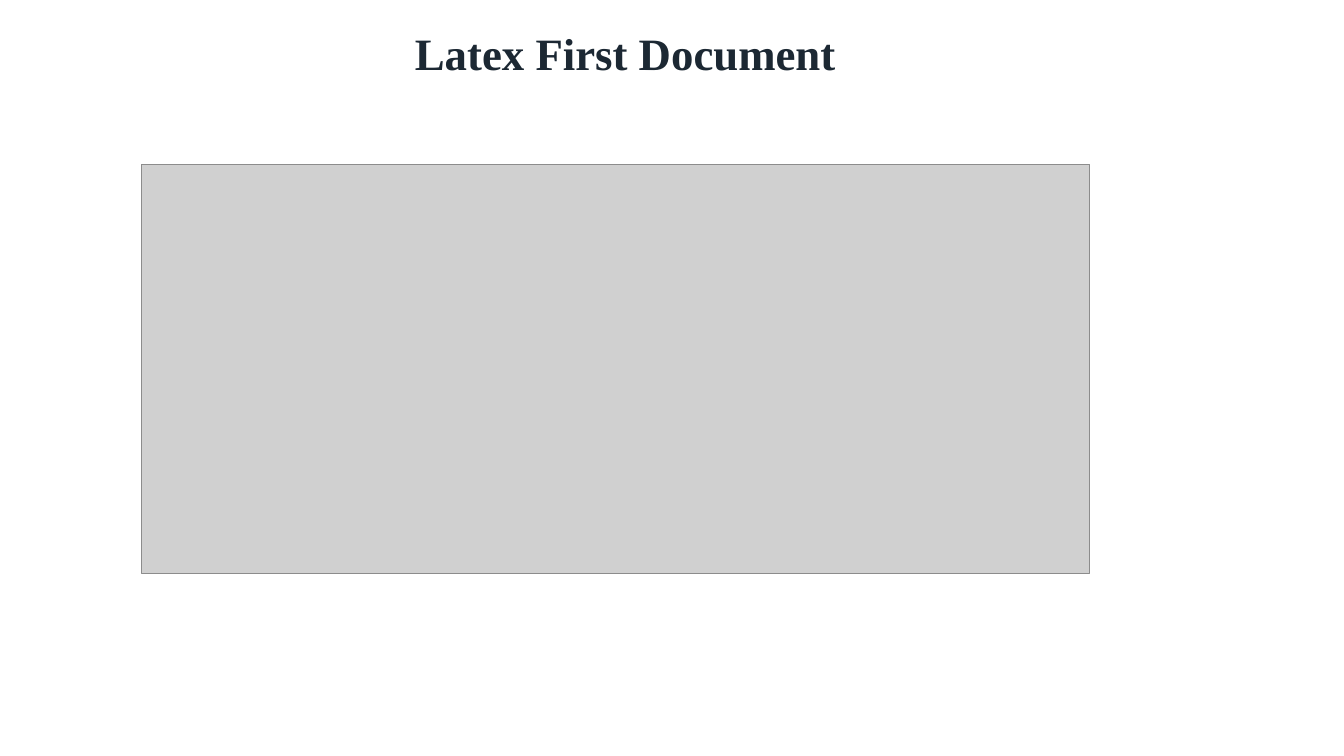
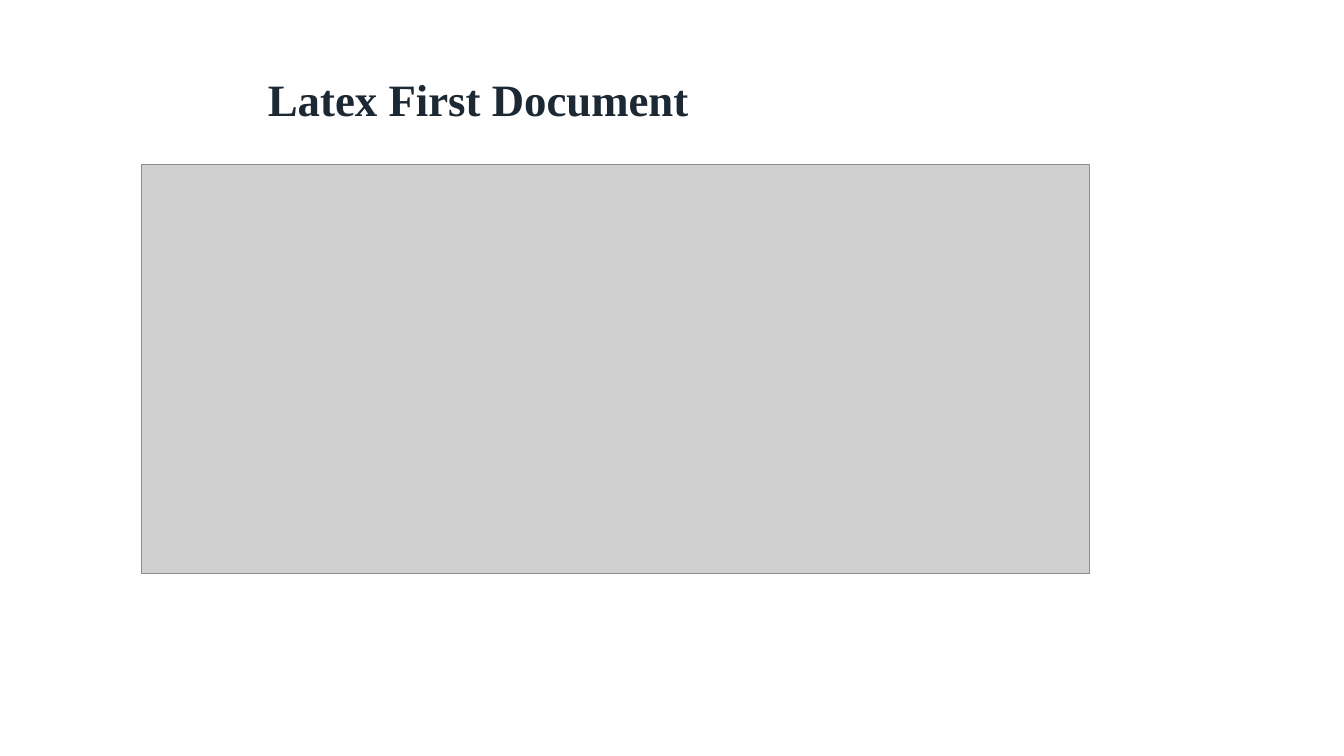
Before and after one commit to makhan010385/Latext, a slide deck: slide 5 of Latex_template.pptx (slide 3 before the commit). Drawn at 1344x756 pixels with LibreOffice and Linux fonts; fonts in the diff are those of the drawing; grey boxes stand for pictures. Boxes give left, top, right and bottom in pixels: in the first picture for what was removed or moved away, otherwise in the second. Text is boxed around its words. In the diff, an @@ line names an element or a change of style, - is before the commit and + after.

Commit message:
Latex Updated

```diff
--- a/Latex_template.pptx
+++ b/Latex_template.pptx
@@ text "Latex First Document": place and size @@
-text "Latex First Document" at (415,39,836,71)
+text "Latex First Document" at (268,85,689,117)
```
Also in this commit, not shown: 2 slides added, 1 other file.
